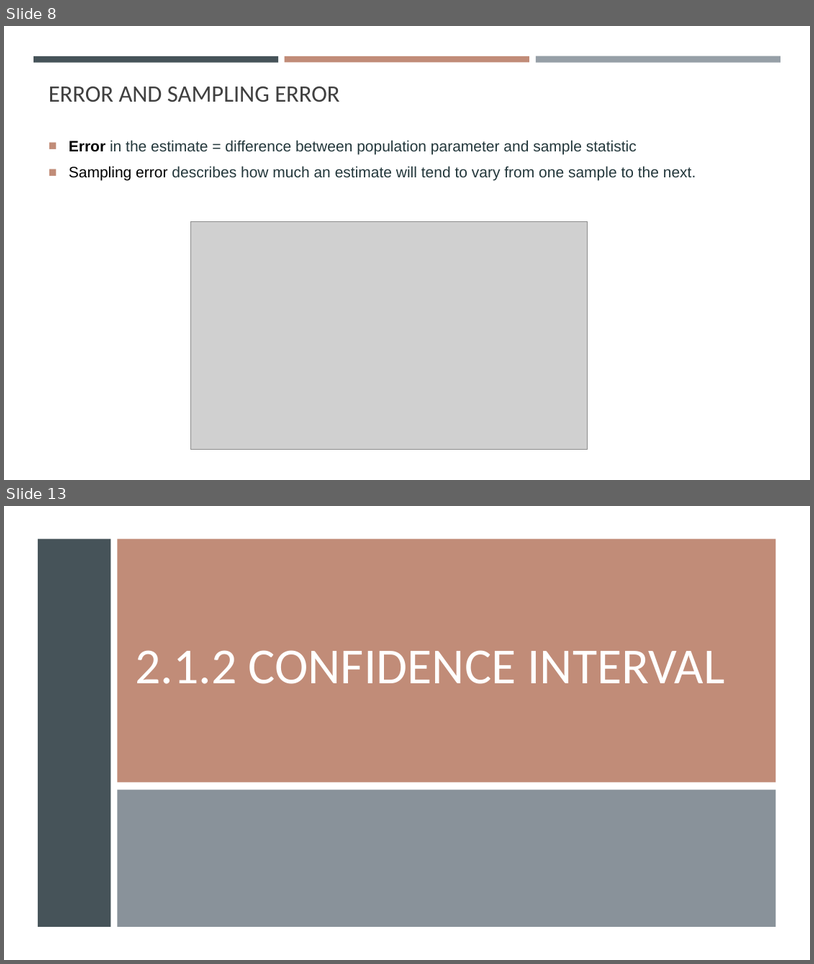
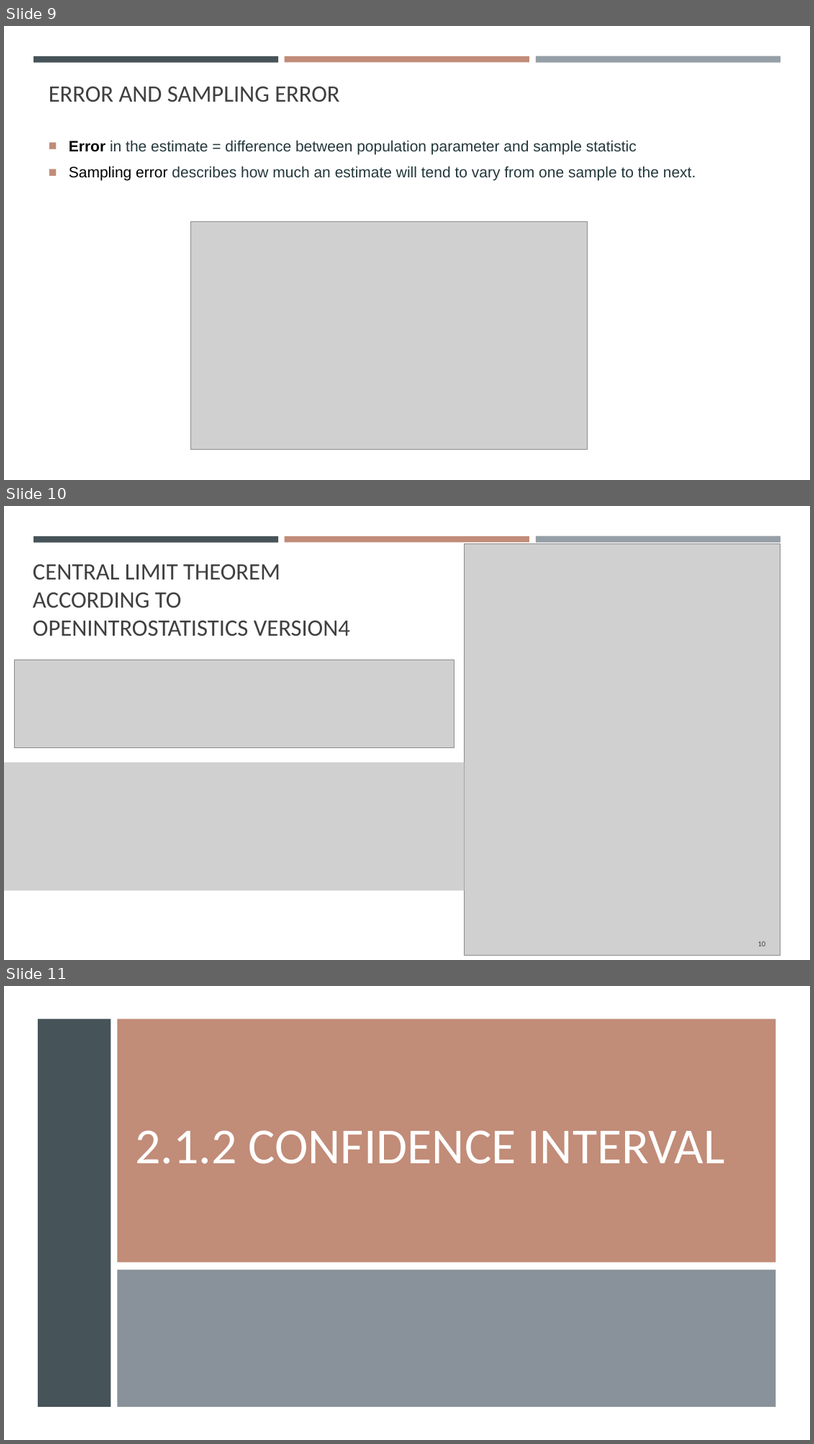
Before and after one commit to gisynw/geog-247, a slide deck: docs/Lectures/Week02/Week02_InferentialStas.pptx. Shown one above the other, each under a label of ours: slides 8 and 13 before the commit, slides 9, 10 and 11 after it; the slides between them are not shown. The pictures are 814x964 and 814x1444 pixels, drawn with LibreOffice and Linux fonts; fonts in the diff are those of the drawing; grey boxes stand for pictures. Boxes give left, top, right and bottom in pixels: in the first picture for what was removed or moved away, otherwise in the second. Text is boxed around its words. In the diff, an @@ line names an element or a change of style, - is before the commit and + after.

```diff
--- a/docs/Lectures/Week02/Week02_InferentialStas.pptx
+++ b/docs/Lectures/Week02/Week02_InferentialStas.pptx
@@ slide 10 added at (4,506,810,960), background #FFFFFF; not listed: 3 template elements that a slide beside it also shows @@
@@ picture added at (464,543,780,955) @@
@@ title added at (33,564,350,636), 28 pt, text #404040 @@
+CENTRAL LIMIT THEOREM
+ACCORDING TO
+OPENINTROSTATISTICS VERSION4
@@ picture added at (14,659,455,747) @@
@@ picture added at (4,762,464,890) @@
@@ page number added at (759,941,766,946), 9 pt, text #404040 @@
+10
@@ what was slide 8 is now slide 9 @@
@@ what was slide 13 is now slide 11 @@
```
Also in this commit, not shown: 3 slides changed, 2 other slides added, 4 slides removed.
